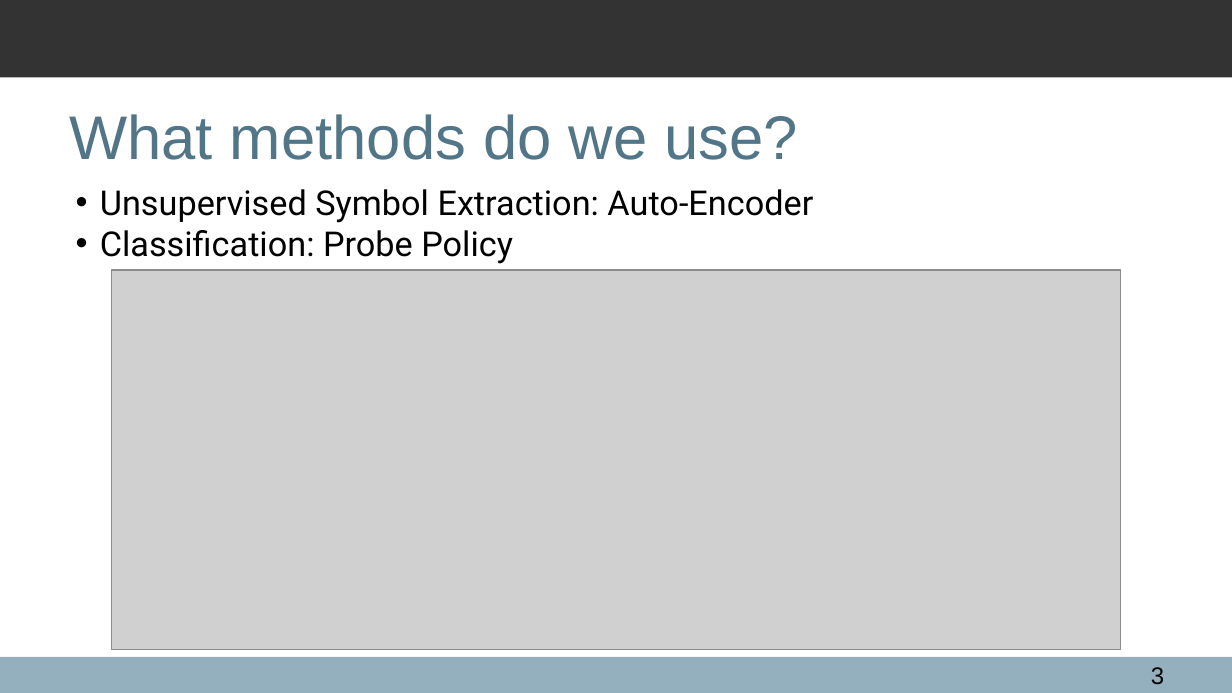
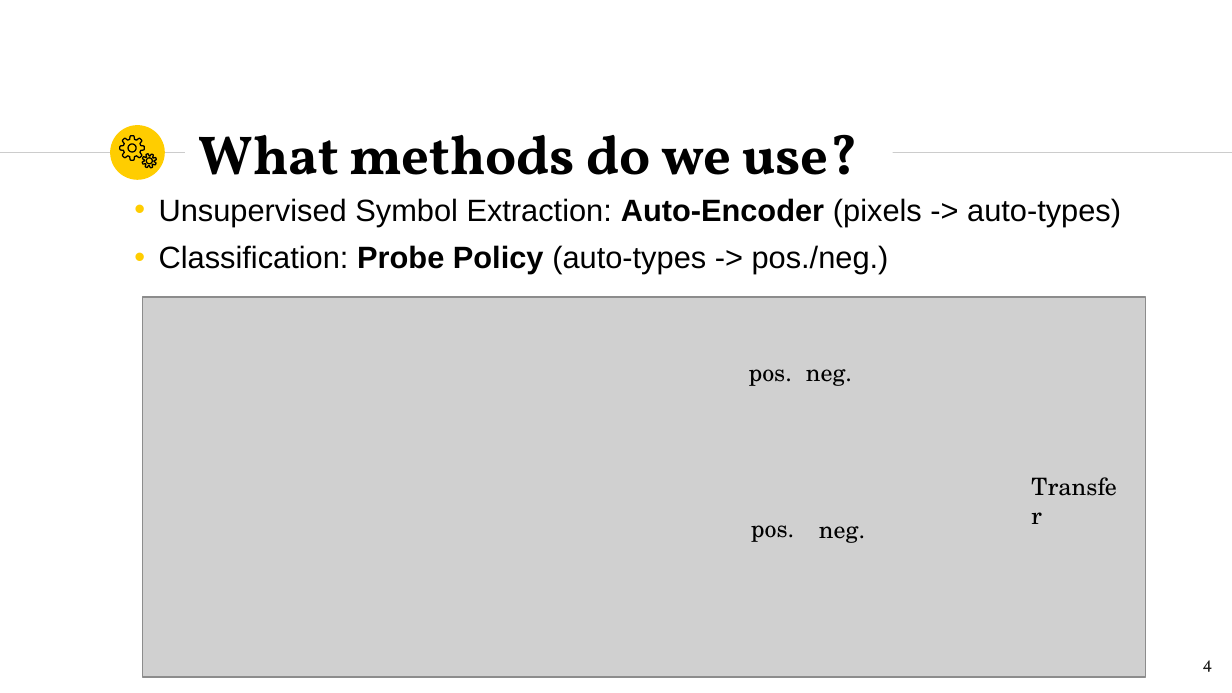
Before and after one commit to zishanqin/Symbolic-transfer, a slide deck: slide 4 of lecture presentation slide.pptx (slide 3 before the commit). Drawn at 1232x693 pixels with LibreOffice and Linux fonts; fonts in the diff are those of the drawing; grey boxes stand for pictures; background and template pictures are left out. Boxes give left, top, right and bottom in pixels: in the first picture for what was removed or moved away, otherwise in the second. Text is boxed around its words. In the diff, an @@ line names an element or a change of style, - is before the commit and + after.

```diff
--- a/lecture presentation slide.pptx
+++ b/lecture presentation slide.pptx
@@ rectangle removed at (0,0,1232,78) @@
@@ title "What methods do we use?": place and size @@
-title "What methods do we use?" at (69,114,799,160)
+title "What methods do we use?" at (198,134,858,200)
@@ title "What methods do we use?" at (198,134,858,200): size 36 to 32 pt, font Arial to Vollkorn, text colour #527688 to #000000, bold on @@
@@ ellipse added at (110,126,164,180), fill #FFCD00 @@
@@ freeform shape added at (120,136,144,160), outline #000000 0.75 pt @@
@@ line added from (0, 153) to (185, 153), #CCCCCC 0.75 pt @@
@@ freeform shape added at (143,154,156,168), outline #000000 0.75 pt @@
@@ line added from (710, 153) to (1232, 153), #CCCCCC 0.75 pt @@
@@ text at (159,198,1121,274): text changed; size 20 to 18 pt; font Roboto to Arial @@
-• Unsupervised Symbol Extraction: Auto-Encoder
-• Classification: Probe Policy
+• Unsupervised Symbol Extraction: Auto-Encoder (pixels -> auto-types)
+• Classification: Probe Policy (auto-types -> pos./neg.)
@@ picture: place and size @@
-picture at (112,270,1121,649)
+picture at (143,297,1146,676)
@@ text added at (749,369,793,386), 14 pt, text #000000 @@
+pos.
@@ text added at (806,369,852,386), 14 pt, text #000000 @@
+neg.
@@ text added at (1019,466,1135,508), 14 pt, text #000000 @@
+Transfer
@@ text added at (751,525,795,542), 14 pt, text #000000 @@
+pos.
@@ text added at (819,526,865,543), 14 pt, text #000000 @@
+neg.
@@ rectangle removed at (0,657,1232,692) @@
@@ page number removed at (1151,667,1164,685) @@
-3
@@ page number added at (1202,660,1212,672), 10 pt, text #1D1D1B @@
+4
```
Also in this commit, not shown: 3 other slides changed, 38 slides added, 2 slides removed, 1 other file.
